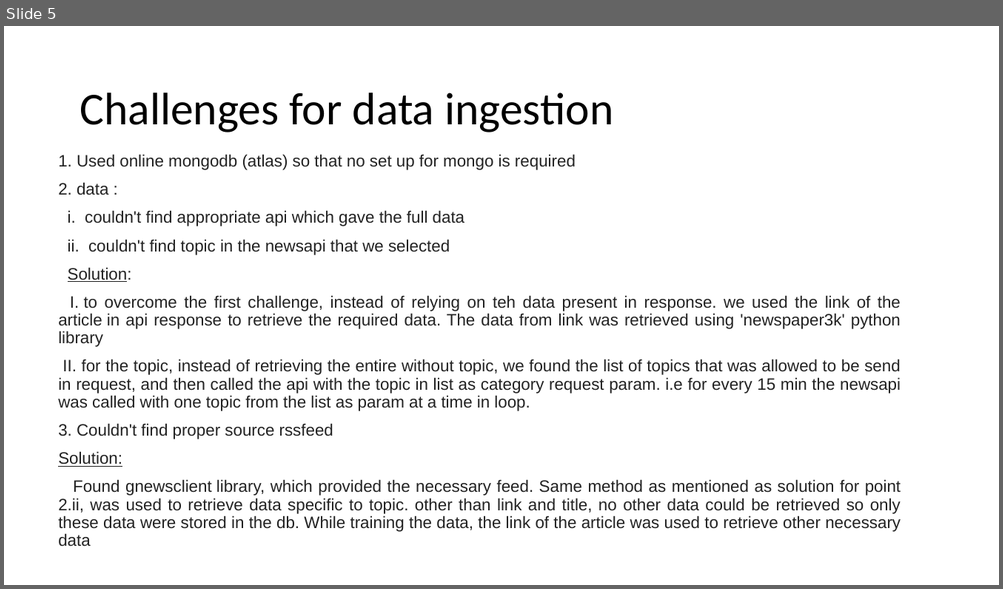
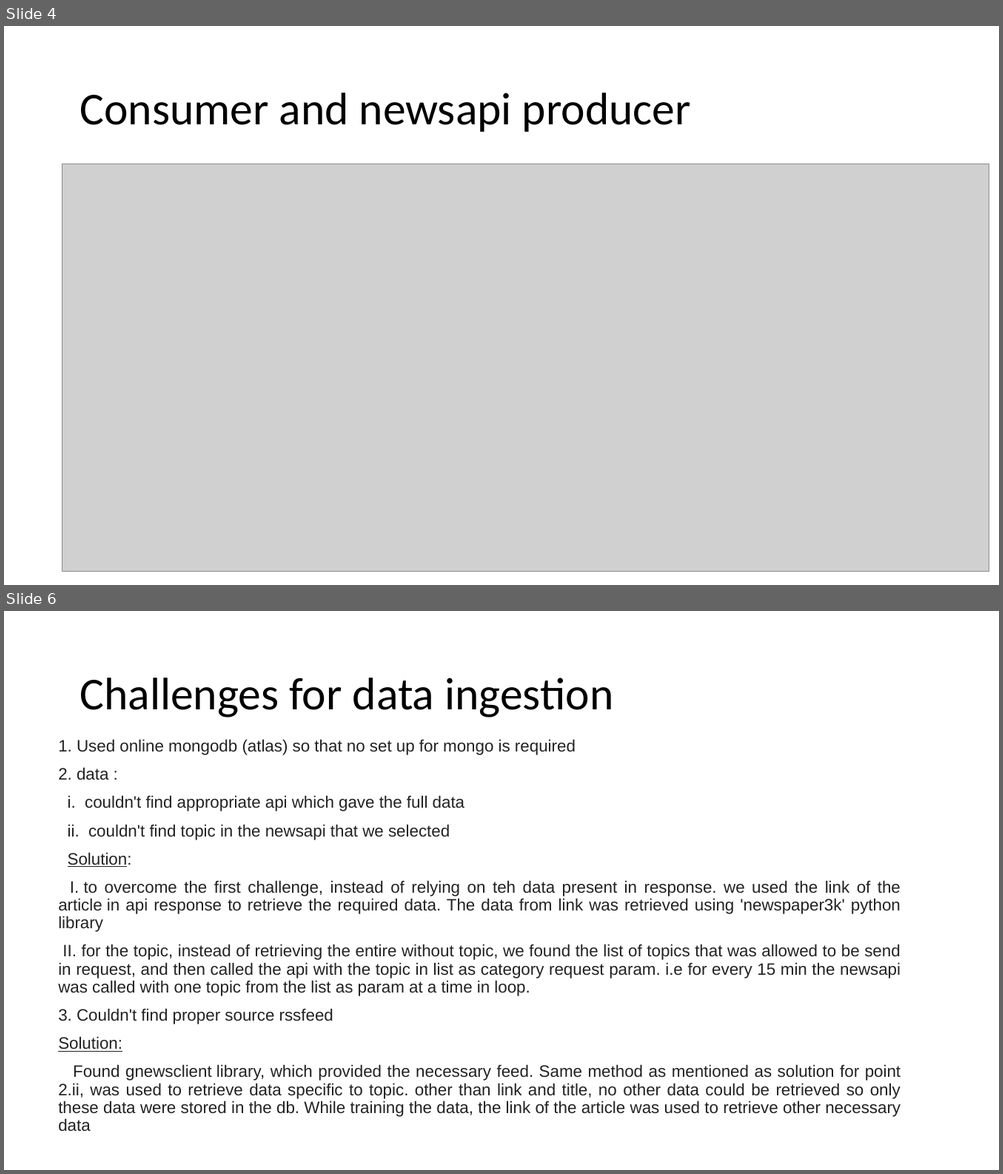
Before and after one commit to mmrkavya/newspaper, a slide deck: FinalResport-NewsClassifier.pptx. Shown one above the other, each under a label of ours: slide 5 before the commit, slides 4 and 6 after it; the slides between them are not shown. The pictures are 1003x589 and 1003x1174 pixels, drawn with LibreOffice and Linux fonts; fonts in the diff are those of the drawing; grey boxes stand for pictures. Boxes give left, top, right and bottom in pixels: in the first picture for what was removed or moved away, otherwise in the second. Text is boxed around its words. In the diff, an @@ line names an element or a change of style, - is before the commit and + after.

```diff
--- a/FinalResport-NewsClassifier.pptx
+++ b/FinalResport-NewsClassifier.pptx
@@ slide 4 added at bbox=[4, 26, 999, 585], background #FFFFFF @@
@@ title added at bbox=[79, 93, 691, 132], 44 pt, text #000000 @@
+Consumer and newsapi producer
@@ picture added at bbox=[62, 164, 989, 572] @@
@@ what was slide 5 is now slide 6 @@
```
Also in this commit, not shown: 2 slides changed, 3 other slides added, 1 slide removed, 4 other files.
